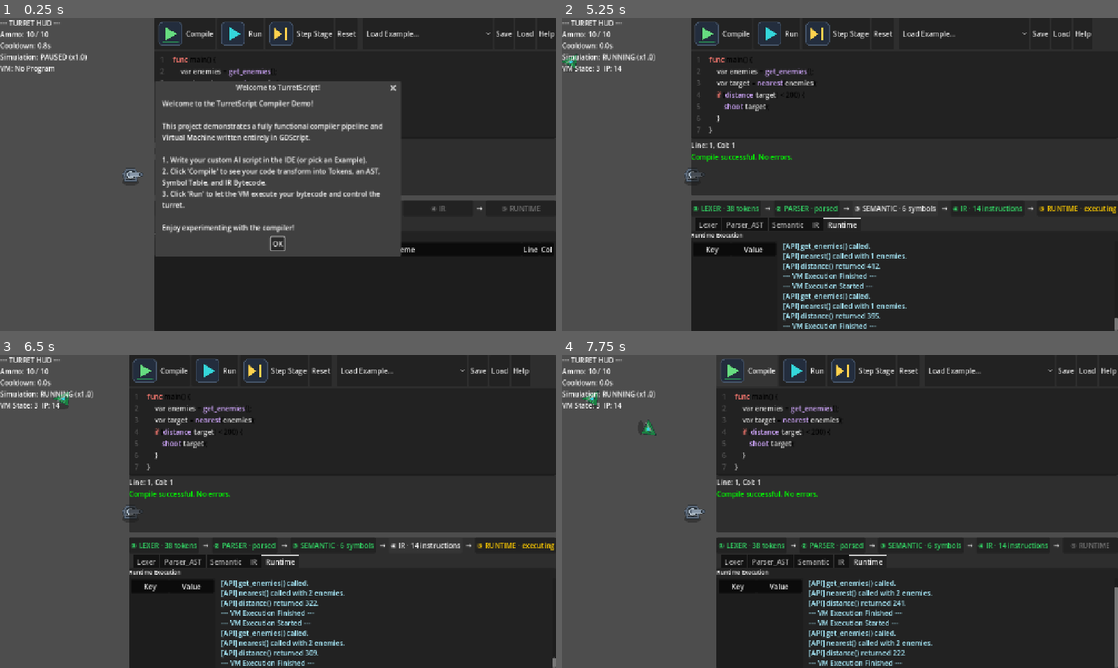
Above: before the commit, frames 1-4 (two rows, left to right).
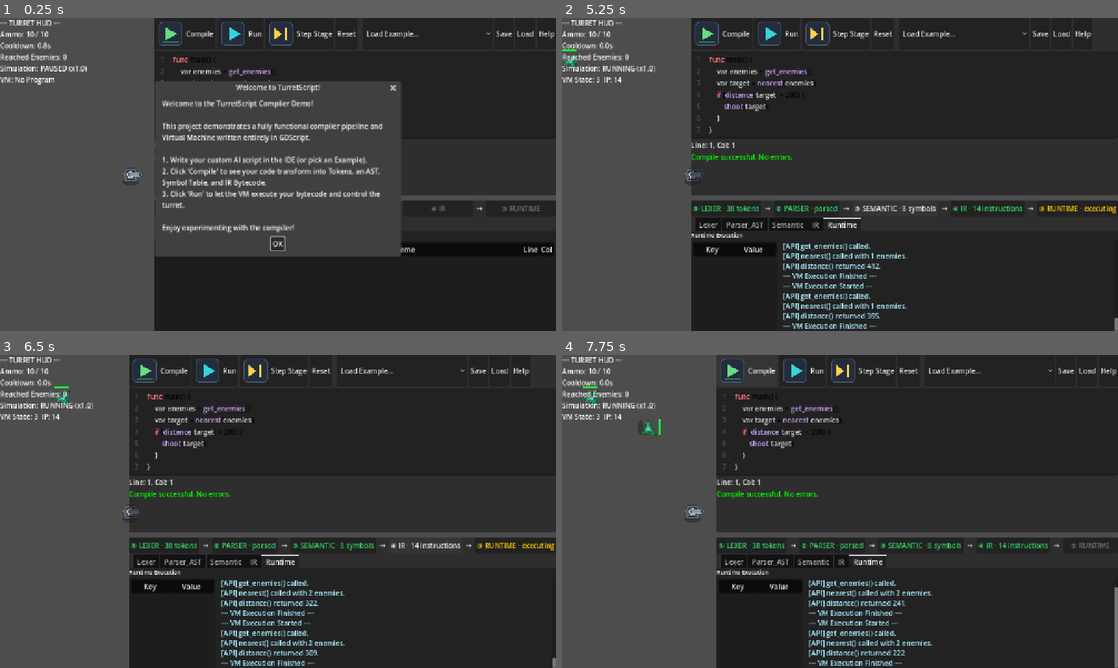
Above: after the commit, the same moments.

Repository: abdullahazharkhan/turret-script
Game: Godot game, scene res://scenes/main.tscn
Two runs of this game, one before a commit and one after it. Both use one fixed random seed, a clock stepped at 60 frames per second and the inputs below.
Inputs:
- Up to frame 1 (0.25 s): no input
- Up to frame 2 (5.25 s): click "OK" at 0.5 s; click "Compile" at 1.25 s; click "Run" at 2 s; click "Step Stage" at 2.75 s; click "① LEXER · 38 tokens" at 3.5 s; click "② PARSER · parsed" at 4.25 s; click "③ SEMANTIC · 6 symbols" (after the commit: "③ SEMANTIC · 8 symbols") at 5 s
- Up to frame 3 (6.5 s): click "④ IR · 14 instructions" at 5.75 s
- Up to frame 4 (7.75 s): click "⑤ RUNTIME · executing" at 6.5 s; click "Compile" at 7.25 s

The runs differ from the first frame. In frame 1, 0.5% of the frame differs, in the area x 0-16%, y 11-22%; in frame 2, 0.5%; in frame 3, 0.5%; in frame 4, 0.5%, in the area x 0-67%, y 10-61%.

Commit message:
fix: load examples and gaming logic

Diff:
--- a/scenes/main.tscn
+++ b/scenes/main.tscn
@@ -1,43 +1,43 @@
-[gd_scene load_steps=4 format=3]
+[gd_scene format=3 uid="uid://5t6dsl10tm3a"]
 
 [ext_resource type="PackedScene" path="res://scenes/game_world.tscn" id="1_kw4c5"]
+[ext_resource type="Script" uid="uid://vswgupjqjxtt" path="res://scripts/main.gd" id="1_main"]
 [ext_resource type="PackedScene" path="res://scenes/ui/ide_panel.tscn" id="2_djdhe"]
 [ext_resource type="PackedScene" path="res://scenes/ui/compiler_pipeline_panel.tscn" id="3_oe9fd"]
 
-[ext_resource type="Script" path="res://scripts/main.gd" id="1_main"]
-
-[node name="Main" type="Node"]
+[node name="Main" type="Node" unique_id=674814874]
 script = ExtResource("1_main")
 
-[node name="GameWorld" parent="." instance=ExtResource("1_kw4c5")]
+[node name="GameWorld" parent="." unique_id=195690584 instance=ExtResource("1_kw4c5")]
 
-[node name="CanvasLayer" type="CanvasLayer" parent="."]
+[node name="CanvasLayer" type="CanvasLayer" parent="." unique_id=2006173042]
 
-[node name="HSplitContainer" type="HSplitContainer" parent="CanvasLayer"]
+[node name="HSplitContainer" type="HSplitContainer" parent="CanvasLayer" unique_id=1914494099]
 anchors_preset = 15
 anchor_right = 1.0
 anchor_bottom = 1.0
 grow_horizontal = 2
 grow_vertical = 2
+split_offsets = PackedInt32Array(800)
 split_offset = 800
 
-[node name="LeftSpacer" type="Control" parent="CanvasLayer/HSplitContainer"]
+[node name="LeftSpacer" type="Control" parent="CanvasLayer/HSplitContainer" unique_id=1834783554]
 layout_mode = 2
 size_flags_horizontal = 3
 
-[node name="UIVSplit" type="VSplitContainer" parent="CanvasLayer/HSplitContainer"]
+[node name="UIVSplit" type="VSplitContainer" parent="CanvasLayer/HSplitContainer" unique_id=1914174480]
 custom_minimum_size = Vector2(400, 0)
 layout_mode = 2
 
-[node name="IDEPanel" parent="CanvasLayer/HSplitContainer/UIVSplit" instance=ExtResource("2_djdhe")]
+[node name="IDEPanel" parent="CanvasLayer/HSplitContainer/UIVSplit" unique_id=1589383451 instance=ExtResource("2_djdhe")]
 layout_mode = 2
 size_flags_vertical = 3
 
-[node name="CompilerPipelinePanel" parent="CanvasLayer/HSplitContainer/UIVSplit" instance=ExtResource("3_oe9fd")]
+[node name="CompilerPipelinePanel" parent="CanvasLayer/HSplitContainer/UIVSplit" unique_id=1869284984 instance=ExtResource("3_oe9fd")]
 custom_minimum_size = Vector2(0, 300)
 layout_mode = 2
 
-[node name="IntroOverlay" type="AcceptDialog" parent="CanvasLayer"]
+[node name="IntroOverlay" type="AcceptDialog" parent="CanvasLayer" unique_id=1809415425]
 title = "Welcome to TurretScript!"
 initial_position = 2
 size = Vector2i(550, 250)
--- a/scripts/compiler/data/token_type.gd
+++ b/scripts/compiler/data/token_type.gd
@@ -7,6 +7,7 @@
 const TK_INT_LITERAL = 3
 const TK_STRING_LITERAL = 4
 const TK_BOOL_LITERAL = 5
+const TK_NULL_LITERAL = 6
 
 const TK_IF = 10
 const TK_ELSE = 11
@@ -58,7 +59,7 @@
 const _NAMES = {
 	TK_EOF: "EOF", TK_ERROR: "ERROR", TK_IDENTIFIER: "IDENTIFIER",
 	TK_INT_LITERAL: "INT_LITERAL", TK_STRING_LITERAL: "STRING_LITERAL",
-	TK_BOOL_LITERAL: "BOOL_LITERAL",
+	TK_BOOL_LITERAL: "BOOL_LITERAL", TK_NULL_LITERAL: "NULL_LITERAL",
 	TK_IF: "IF", TK_ELSE: "ELSE", TK_WHILE: "WHILE", TK_FOR: "FOR",
 	TK_FUNC: "FUNC", TK_RETURN: "RETURN", TK_ENEMY: "ENEMY", TK_IN: "IN",
 	TK_TYPE_INT: "TYPE_INT", TK_TYPE_BOOL: "TYPE_BOOL",
--- a/scripts/compiler/data/type_info.gd
+++ b/scripts/compiler/data/type_info.gd
@@ -6,6 +6,7 @@
 const ENEMY = "enemy"
 const ENEMY_ARRAY = "enemy_array"
 const VOID = "void"
+const NULL = "null"
 const ERROR = "error"
 
 class FunctionType extends RefCounted:
@@ -18,4 +19,5 @@
 
 static func is_assignable(target: String, source: String) -> bool:
 	if source == ERROR or target == ERROR: return true
+	if source == NULL or target == NULL: return true
 	return target == source
--- a/scripts/compiler/ir/ir_builder.gd
+++ b/scripts/compiler/ir/ir_builder.gd
@@ -212,7 +212,7 @@
 			for arg in node.arguments:
 				_visit(arg)
 
-			var builtins = ["get_enemies", "nearest", "distance", "shoot", "reload"]
+			var builtins = ["get_enemies", "nearest", "distance", "shoot", "reload", "_array_size", "_array_get"]
 			if node.callee in builtins:
 				_emit(IRInstruction.OpCode.BUILTIN_CALL, [node.callee, node.arguments.size()], ln)
 			else:
--- a/scripts/compiler/lexer.gd
+++ b/scripts/compiler/lexer.gd
@@ -25,7 +25,7 @@
 		"enemy": TT.TK_TYPE_ENEMY, "in": TT.TK_IN,
 		"int": TT.TK_TYPE_INT, "bool": TT.TK_TYPE_BOOL,
 		"string": TT.TK_TYPE_STRING, "void": TT.TK_TYPE_VOID,
-		"var": TT.TK_VAR,
+		"var": TT.TK_VAR, "null": TT.TK_NULL_LITERAL,
 		"get_enemies": TT.TK_GET_ENEMIES, "nearest": TT.TK_NEAREST,
 		"distance": TT.TK_DISTANCE, "shoot": TT.TK_SHOOT,
 		"reload": TT.TK_RELOAD
--- a/scripts/compiler/parser.gd
+++ b/scripts/compiler/parser.gd
@@ -351,6 +351,13 @@
 		n.literal_type = token.type
 		return n
 
+	if _match([TT.TK_NULL_LITERAL]):
+		var token = _previous()
+		var n = AST.LiteralExpr.new(token.span)
+		n.value = null
+		n.literal_type = TT.TK_NULL_LITERAL
+		return n
+
 	if _match([TT.TK_IDENTIFIER, TT.TK_GET_ENEMIES, TT.TK_NEAREST, TT.TK_DISTANCE, TT.TK_SHOOT, TT.TK_RELOAD]):
 		var n = AST.IdentifierExpr.new(_previous().span)
 		n.identifier = _previous().lexeme
--- a/scripts/compiler/semantic_analyzer.gd
+++ b/scripts/compiler/semantic_analyzer.gd
@@ -30,6 +30,8 @@
 	_define("distance", TypeInfo.FunctionType.new([TypeInfo.ENEMY], TypeInfo.INT))
 	_define("shoot", TypeInfo.FunctionType.new([TypeInfo.ENEMY], TypeInfo.VOID))
 	_define("reload", TypeInfo.FunctionType.new([], TypeInfo.VOID))
+	_define("_array_size", TypeInfo.FunctionType.new([TypeInfo.ENEMY_ARRAY], TypeInfo.INT))
+	_define("_array_get", TypeInfo.FunctionType.new([TypeInfo.ENEMY_ARRAY, TypeInfo.INT], TypeInfo.ENEMY))
 
 func _begin_scope():
 	scopes.append({})
--- a/scripts/entities/enemy.gd
+++ b/scripts/entities/enemy.gd
@@ -1,28 +1,75 @@
 extends CharacterBody2D
-class_name Enemy
 
 var id: int = 0
 var enemy_type: String = "scout"
-var health: int = 100
+var max_health: int = 70
+var health: int = 50
 var speed: float = 100.0
 var armor: int = 0
 var alive: bool = true
+var path_follow: PathFollow2D
+var reached_tower: bool = false
 
-var path_follow: PathFollow2D
+const HEALTH_BAR_WIDTH: float = 34.0
+const HEALTH_BAR_HEIGHT: float = 5.0
+const HEALTH_BAR_OFFSET: Vector2 = Vector2(-17.0, -28.0)
 
 func _ready():
-	pass
+	max_health = max(1, health)
+	queue_redraw()
 
 func _physics_process(delta):
-	if alive and path_follow:
+	if not alive:
+		return
+
+	if path_follow:
 		path_follow.progress += speed * delta
 
+		if path_follow.progress_ratio >= 1.0:
+			reach_tower()
+
+func _draw():
+	var ratio = clamp(float(health) / float(max_health), 0.0, 1.0)
+
+	draw_rect(Rect2(HEALTH_BAR_OFFSET, Vector2(HEALTH_BAR_WIDTH, HEALTH_BAR_HEIGHT)), Color(0.15, 0.15, 0.15))
+	draw_rect(Rect2(HEALTH_BAR_OFFSET, Vector2(HEALTH_BAR_WIDTH * ratio, HEALTH_BAR_HEIGHT)), Color(0.1, 0.9, 0.2))
+	draw_rect(Rect2(HEALTH_BAR_OFFSET, Vector2(HEALTH_BAR_WIDTH, HEALTH_BAR_HEIGHT)), Color.WHITE, false, 1.0)
+
 func take_damage(amount: int):
+	if not alive:
+		return
+
 	var actual_damage = max(1, amount - armor)
-	health -= actual_damage
-	if health <= 0 and alive:
+	health = max(0, health - actual_damage)
+	queue_redraw()
+
+	if health <= 0:
 		die()
 
+func reach_tower():
+	if not alive:
+		return
+
+	reached_tower = true
+	alive = false
+
+	# Keep the enemy in the scene after reaching the tower.
+	# The enemy is no longer active, so it will stop moving and no longer be targeted.
+	if is_instance_valid(path_follow):
+		path_follow.progress_ratio = 1.0
+
+	# Notify GameWorld
+	var game_world = get_parent().get_parent().get_parent()  # GameWorld -> EnemyPath -> PathFollow2D -> Enemy
+	if game_world and game_world.has_method("on_enemy_reached_tower"):
+		game_world.on_enemy_reached_tower()
+
 func die():
+	if not alive:
+		return
+
 	alive = false
-	queue_free()
+
+	if is_instance_valid(path_follow):
+		path_follow.call_deferred("queue_free")
+	else:
+		call_deferred("queue_free")
--- a/scripts/entities/turret.gd
+++ b/scripts/entities/turret.gd
@@ -18,6 +18,9 @@
 		barrel.look_at(target.global_position)
 
 func shoot(target: Node2D):
+	if ammo <= 0:
+		api_reload()
+
 	if ammo > 0 and time_since_last_shot >= cooldown:
 		ammo -= 1
 		time_since_last_shot = 0.0
@@ -29,6 +32,6 @@
 		get_tree().current_scene.add_child(proj)
 		print("Turret shot at enemy! Ammo left: ", ammo)
 
-func reload():
+func api_reload():
 	ammo = max_ammo
 	print("Turret reloaded!")
--- a/scripts/game_world.gd
+++ b/scripts/game_world.gd
@@ -24,6 +24,7 @@
 const AI_TICK_RATE = 0.2
 
 var last_targeted_enemy: Node2D = null
+var reached_enemy_count: int = 0
 
 func load_program(ir):
 	active_ir_program = ir
@@ -47,8 +48,10 @@
 	for c in enemy_path.get_children():
 		c.queue_free()
 	enemy_id_counter = 0
-	turret.ammo = turret.max_ammo
-	turret.time_since_last_shot = turret.cooldown
+	reached_enemy_count = 0
+	if is_instance_valid(turret):
+		turret.ammo = turret.max_ammo
+		turret.time_since_last_shot = turret.cooldown
 	last_targeted_enemy = null
 	_reset_vm()
 	queue_redraw()
@@ -74,15 +77,19 @@
 	queue_redraw()
 
 func _draw():
-	if is_instance_valid(last_targeted_enemy) and last_targeted_enemy.alive:
+	if is_instance_valid(last_targeted_enemy) and last_targeted_enemy.alive and is_instance_valid(turret):
 		draw_line(turret.global_position, last_targeted_enemy.global_position, Color(1, 0, 0, 0.5), 2.0)
 		draw_circle(last_targeted_enemy.global_position, 20.0, Color(1, 0, 0, 0.3))
 
 func _update_hud():
 	if not debug_label: return
 	var text = "--- TURRET HUD ---\n"
-	text += "Ammo: %d / %d\n" % [turret.ammo, turret.max_ammo]
-	text += "Cooldown: %.1fs\n" % max(0.0, turret.cooldown - turret.time_since_last_shot)
+	if is_instance_valid(turret):
+		text += "Ammo: %d / %d\n" % [turret.ammo, turret.max_ammo]
+		text += "Cooldown: %.1fs\n" % max(0.0, turret.cooldown - turret.time_since_last_shot)
+	else:
+		text += "Tower: DESTROYED - GAME OVER\n"
+	text += "Reached Enemies: %d\n" % reached_enemy_count
 	text += "Simulation: %s (x%.1f)\n" % [("RUNNING" if is_simulating else "PAUSED"), Engine.time_scale]
 	if vm:
 		text += "VM State: %d  IP: %d" % [vm.context.state, vm.context.ip]
@@ -109,16 +116,21 @@
 
 func api_get_enemies() -> Array:
 	var enemies = []
+
 	for child in enemy_path.get_children():
 		if child is PathFollow2D and child.get_child_count() > 0:
 			var e = child.get_child(0)
-			if e is Enemy and e.alive:
+
+			if e.has_method("take_damage") and e.get("alive") == true:
 				enemies.append(e)
+
 	return enemies
 
 func api_nearest(enemies: Array) -> Node2D:
 	var nearest = null
 	var min_dist = INF
+	if not is_instance_valid(turret):
+		return null
 	var t_pos = turret.global_position
 	for e in enemies:
 		if is_instance_valid(e) and e.alive:
@@ -129,17 +141,26 @@
 	return nearest
 
 func api_distance(enemy: Node2D) -> float:
-	if is_instance_valid(enemy):
+	if is_instance_valid(turret) and is_instance_valid(enemy):
 		return turret.global_position.distance_to(enemy.global_position)
 	return INF
 
 func api_shoot(enemy: Node2D):
-	if is_instance_valid(enemy) and enemy.alive:
+	if is_instance_valid(turret) and is_instance_valid(enemy) and enemy.alive:
 		last_targeted_enemy = enemy
 		turret.shoot(enemy)
 
 func api_reload():
-	turret.reload()
+	if is_instance_valid(turret):
+		turret.api_reload()
+
+func on_enemy_reached_tower():
+	reached_enemy_count += 1
+	if reached_enemy_count >= 10:
+		if is_instance_valid(turret):
+			turret.queue_free()
+			is_simulating = false
+			print("Tower destroyed! Game Over.")
 
 func _input(event):
 	if event is InputEventKey and event.pressed:
--- a/scripts/ui/ide_panel.gd
+++ b/scripts/ui/ide_panel.gd
@@ -25,8 +25,8 @@
 
 var EXAMPLES = [
 	{ "name": "1. Nearest Enemy (Default)", "code": "func main() {\n\tvar enemies = get_enemies();\n\tvar target = nearest(enemies);\n\tif (distance(target) < 200) {\n\t\tshoot(target);\n\t}\n}" },
-	{ "name": "2. Low-Health Priority", "code": "func main() {\ …(96 unchanged characters)… rray_get(enemies, 0);\n\tfor enemy e in enemies {\n\t\tif (e.health < best.health) {\n\ …(89 unchanged characters)…
-	{ "name": "3. Armor-Piercing (Tank Focus)", "code": "func m …(194 unchanged characters)… \tvar target = nearest(enemies);\n\tif (distance(target) < 200) {\n\t\tshoot(target);\n\t}\n}" },
+	{ "name": "2. Low-Health Priority", "code": "func main() {\ …(96 unchanged characters)… rray_get(enemies, 0);\n\tfor enemy e in get_enemies() {\n\t\tif (e.health < best.health) {\n\ …(89 unchanged characters)…
+	{ "name": "3. Armor-Piercing (Tank Focus)", "code": "func m …(194 unchanged characters)… \tvar target = nearest(enemies);\n\tif (target != null && distance(target) < 200) {\n\t\tshoot(target);\n\t}\n}" },
 	{ "name": "4. Reload Management", "code": "// Assumes ammo tracking via properties if added, or just periodic reload\n …(199 unchanged characters)…
 	{ "name": "5. Type Error (Intentionally Invalid)", "code": "func main() {\n\tint threshold = \"not a number\"; // Type mismatch error!\n\tvar enemies = get_enemies();\n\t\n\tif (distance(enemies) < threshold) { // 'distance' expects single enemy\n\t\tshoot(enemies);\n\t}\n}" }
 ]
--- a/scripts/ui/pipeline_panel.gd
+++ b/scripts/ui/pipeline_panel.gd
@@ -143,7 +143,7 @@
 			return COL_TOK_KEYWORD
 		TT.TK_TYPE_INT, TT.TK_TYPE_BOOL, TT.TK_TYPE_STRING, TT.TK_TYPE_ENEMY, TT.TK_TYPE_VOID, TT.TK_VAR:
 			return COL_TOK_TYPE
-		TT.TK_INT_LITERAL, TT.TK_BOOL_LITERAL, TT.TK_STRING_LITERAL:
+		TT.TK_INT_LITERAL, TT.TK_BOOL_LITERAL, TT.TK_STRING_LITERAL, TT.TK_NULL_LITERAL:
 			return COL_TOK_LITERAL
 		TT.TK_GET_ENEMIES, TT.TK_NEAREST, TT.TK_DISTANCE, TT.TK_SHOOT, TT.TK_RELOAD:
 			return COL_TOK_API
